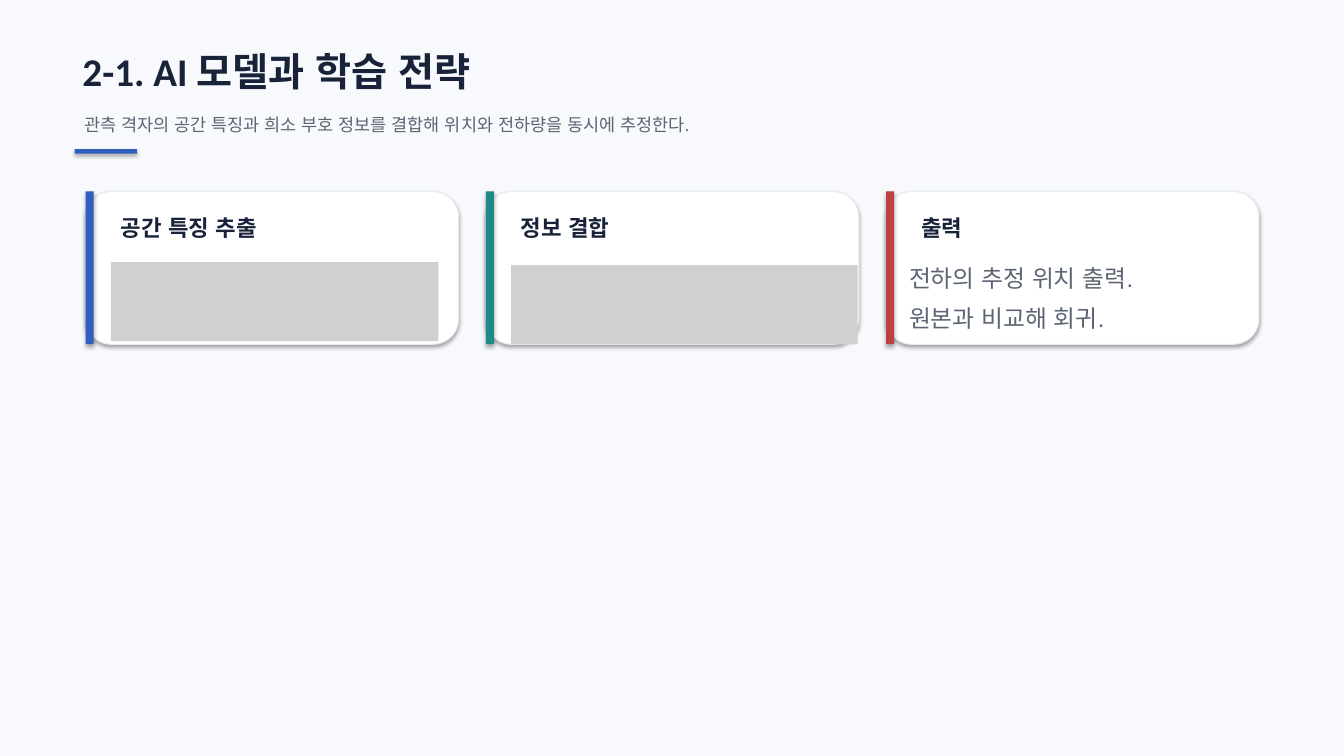
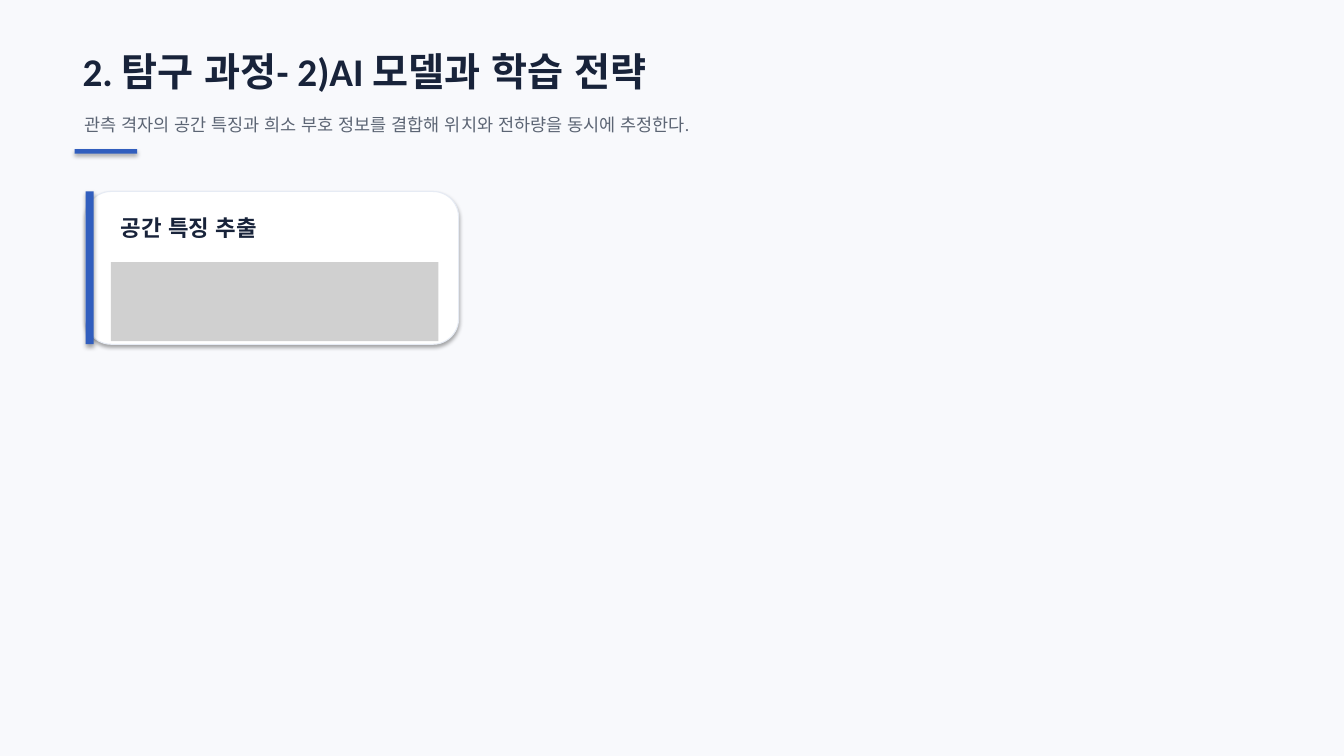
Before and after one commit to ohyunu525/KK-AI, a slide deck: slide 22 of Documents/보고서 파일.pptx (slide 24 before the commit). Drawn at 1344x756 pixels with LibreOffice and Linux fonts; fonts in the diff are those of the drawing; grey boxes stand for pictures. Boxes give left, top, right and bottom in pixels: in the first picture for what was removed or moved away, otherwise in the second. Text is boxed around its words. In the diff, an @@ line names an element or a change of style, - is before the commit and + after.

```diff
--- a/Documents/보고서 파일.pptx
+++ b/Documents/보고서 파일.pptx
@@ text at <box>83,53,646,92</box>: text changed @@
-2-1. AI 모델과 학습 전략
+2. 탐구 과정- 2)AI 모델과 학습 전략
@@ rounded rectangle removed at <box>486,192,859,345</box> @@
@@ rectangle removed at <box>486,192,494,345</box> @@
@@ rounded rectangle removed at <box>886,192,1259,345</box> @@
@@ rectangle removed at <box>886,192,894,345</box> @@
@@ text removed at <box>521,217,609,238</box> @@
-정보 결합
@@ text removed at <box>921,217,962,238</box> @@
-출력
@@ picture removed at <box>511,265,858,345</box> @@
@@ text removed at <box>909,267,1134,329</box> @@
-전하의 추정 위치 출력.
-원본과 비교해 회귀.
```
Also in this commit, not shown: 3 slides added, 1 other file.
